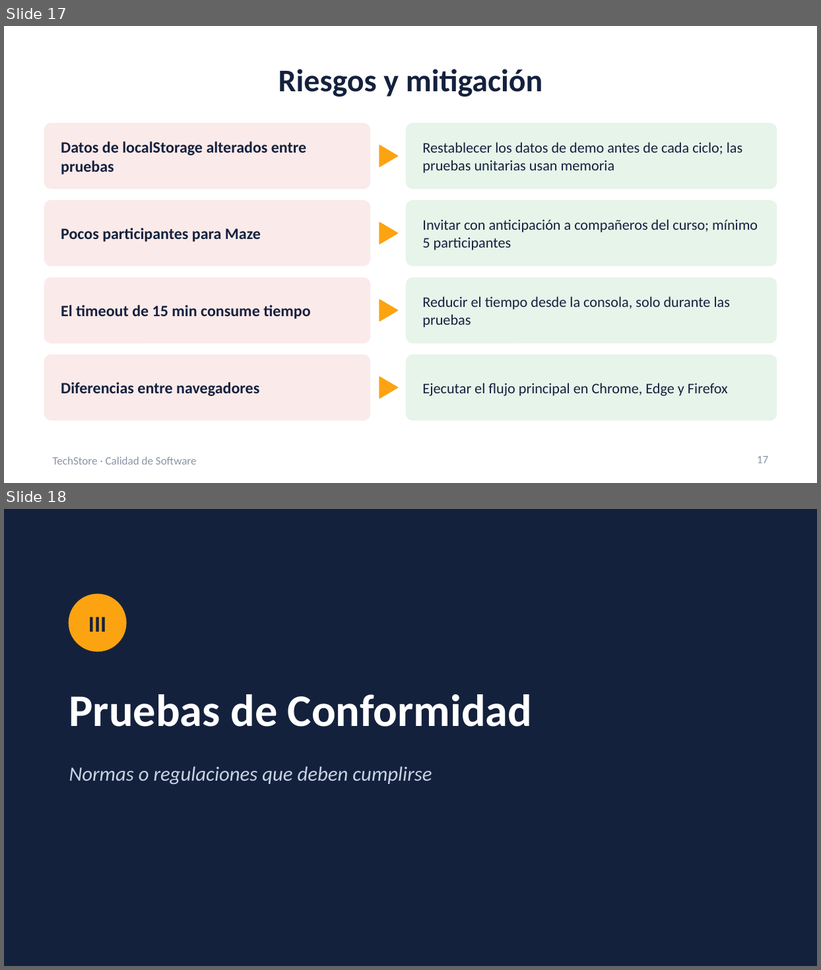
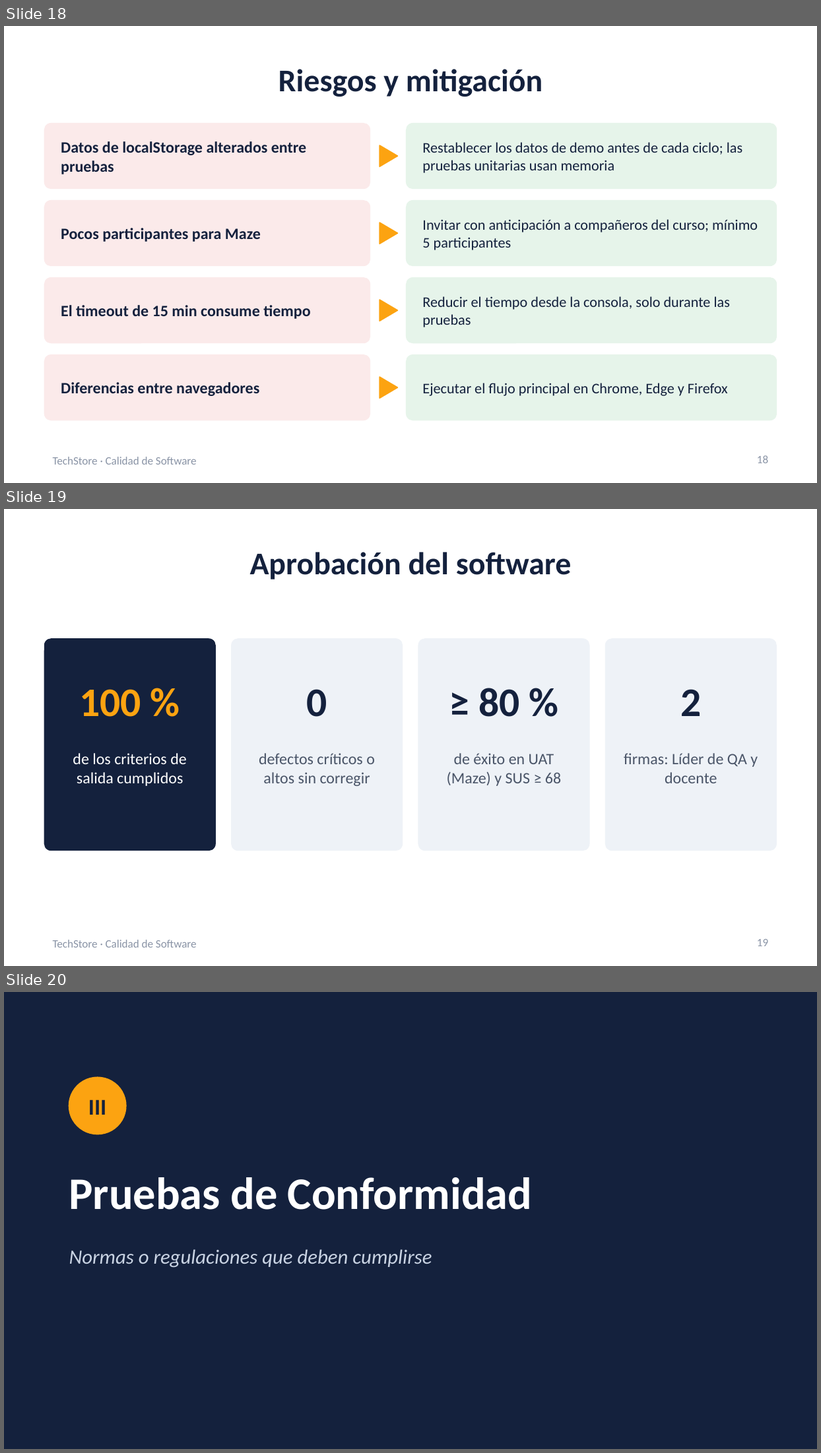
Before and after one commit to diegoaaron/calidadProyecto, a slide deck: docs/Esquema_Calidad_Pruebas_Conformidad.pptx. Shown one above the other, each under a label of ours: slides 17 and 18 before the commit, slides 18, 19 and 20 after it. The pictures are 821x970 and 821x1453 pixels, drawn with LibreOffice and Linux fonts; fonts in the diff are those of the drawing. Boxes give left, top, right and bottom in pixels: in the first picture for what was removed or moved away, otherwise in the second. Text is boxed around its words. In the diff, an @@ line names an element or a change of style, - is before the commit and + after.

```diff
--- a/docs/Esquema_Calidad_Pruebas_Conformidad.pptx
+++ b/docs/Esquema_Calidad_Pruebas_Conformidad.pptx
@@ slide 19 added at box(4, 509, 817, 966), background #FFFFFF; not listed: 1 template element that a slide beside it also shows @@
@@ title added at box(250, 552, 572, 580), 28 pt, text #14213D, bold @@
+Aprobación del software
@@ rounded rectangle added at box(45, 639, 215, 850), fill #14213D, outline #14213D 1 pt @@
@@ rounded rectangle added at box(232, 639, 403, 850), fill #EEF2F7, outline #EEF2F7 1 pt @@
@@ rounded rectangle added at box(418, 639, 589, 850), fill #EEF2F7, outline #EEF2F7 1 pt @@
@@ rounded rectangle added at box(606, 639, 776, 850), fill #EEF2F7, outline #EEF2F7 1 pt @@
@@ text added at box(80, 689, 142, 717), 36 pt, text #FCA311, bold @@
+100 %
@@ text added at box(307, 689, 327, 717), 36 pt, text #14213D, bold @@
+0
@@ text added at box(479, 688, 519, 717), 36 pt, text #14213D, bold @@
+≥ 80 %
@@ text added at box(680, 689, 701, 716), 36 pt, text #14213D, bold @@
+2
@@ text added at box(73, 753, 186, 786), 14 pt, text #FFFFFF @@
+de los criterios de salida cumplidos
@@ text added at box(259, 753, 375, 786), 14 pt, text #4A5568 @@
+defectos críticos o altos sin corregir
@@ text added at box(447, 753, 561, 786), 14 pt, text #4A5568 @@
+de éxito en UAT (Maze) y SUS ≥ 68
@@ text added at box(624, 753, 758, 784), 14 pt, text #4A5568 @@
+firmas: Líder de QA y docente
@@ page number added at box(757, 939, 768, 947), 10 pt, text #8A94A6 @@
+19
@@ what was slide 17 is now slide 18 @@
@@ page number at box(757, 456, 768, 464): text changed @@
-17
+18
@@ what was slide 18 is now slide 20 @@
```
Also in this commit, not shown: 4 slides changed, 1 other slide added, 3 other files.
